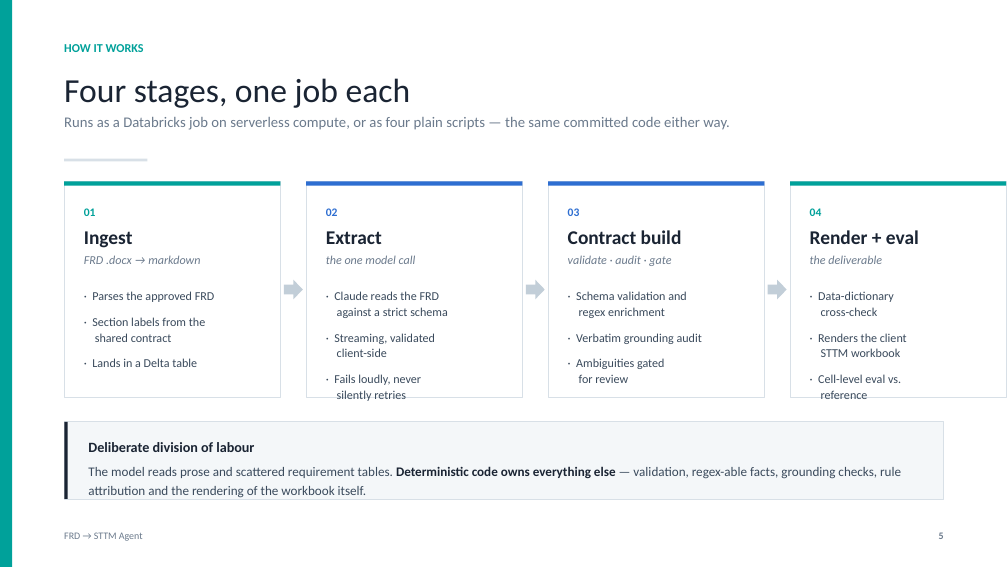
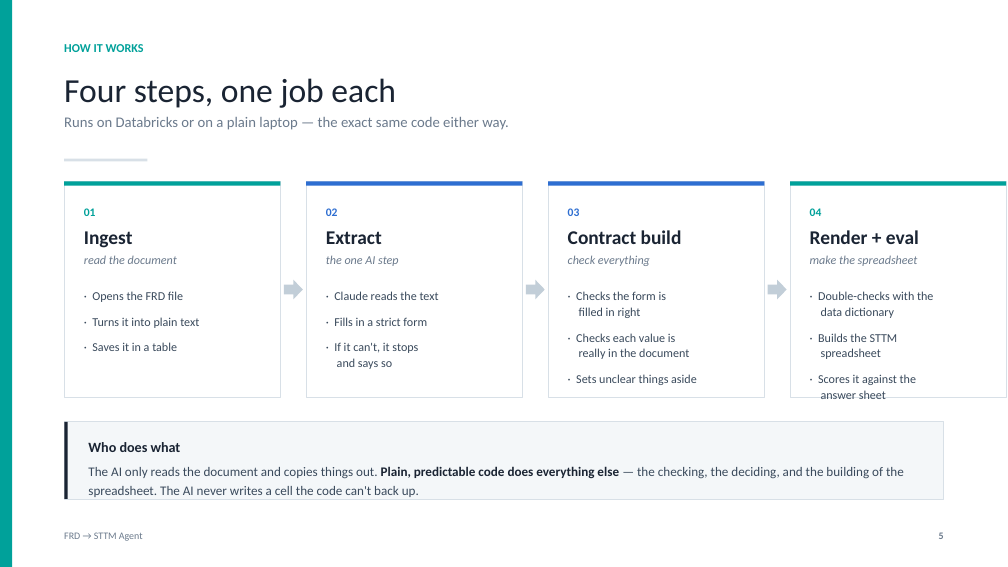
Before and after one commit to ArjunP4Hexaware/frd-to-sttm-agent-v2, a slide deck: slide 5 of docs/FRD_to_STTM_Agent_Demo.pptx. Drawn at 1008x567 pixels with LibreOffice and Linux fonts; fonts in the diff are those of the drawing. Boxes give left, top, right and bottom in pixels: in the first picture for what was removed or moved away, otherwise in the second. Text is boxed around its words. In the diff, an @@ line names an element or a change of style, - is before the commit and + after.

```diff
--- a/docs/FRD_to_STTM_Agent_Demo.pptx
+++ b/docs/FRD_to_STTM_Agent_Demo.pptx
@@ text at <box>64,78,396,108</box>: text changed @@
-Four stages, one job each
+Four steps, one job each
@@ text at <box>64,117,509,130</box>: text changed @@
-Runs as a Databricks job on serverless compute, or as four plain scripts — the same committed code either way.
+Runs on Databricks or on a plain laptop — the exact same code either way.
@@ text at <box>84,255,177,264</box>: text changed @@
-FRD .docx → markdown
+read the document
@@ text at <box>326,255,398,266</box>: text changed @@
-the one model call
+the one AI step
@@ text at <box>568,255,650,266</box>: text changed @@
-validate · audit · gate
+check everything
@@ text at <box>810,255,918,266</box>: text changed @@
-the deliverable
+make the spreadsheet
@@ text at <box>92,291,199,351</box>: text changed @@
-· Parses the approved FRD
-· Section labels from the
-shared contract
-· Lands in a Delta table
+· Opens the FRD file
+· Turns it into plain text
+· Saves it in a table
@@ text at <box>334,291,439,369</box>: text changed @@
-· Claude reads the FRD
-against a strict schema
-· Streaming, validated
-client-side
-· Fails loudly, never
-silently retries
+· Claude reads the text
+· Fills in a strict form
+· If it can't, it stops
+and says so
@@ text at <box>576,291,697,385</box>: text changed @@
-· Schema validation and
-regex enrichment
-· Verbatim grounding audit
-· Ambiguities gated
-for review
+· Checks the form is
+filled in right
+· Checks each value is
+really in the document
+· Sets unclear things aside
@@ text at <box>818,291,933,399</box>: text changed @@
-· Data-dictionary
-cross-check
-· Renders the client
-STTM workbook
-· Cell-level eval vs.
-reference
+· Double-checks with the
+data dictionary
+· Builds the STTM
+spreadsheet
+· Scores it against the
+answer sheet
@@ text at <box>88,442,904,497</box>: text changed @@
-Deliberate division of labour
-The model reads prose and scattered requirement tables. Deterministic code owns everything else — validation, regex-able facts, grounding checks, rule attribution and the rendering of the workbook itself.
+Who does what
+The AI only reads the document and copies things out. Plain, predictable code does everything else — the checking, the deciding, and the building of the spreadsheet. The AI never writes a cell the code can't back up.
```
Also in this commit, not shown: 12 other slides changed, 1 other file.
